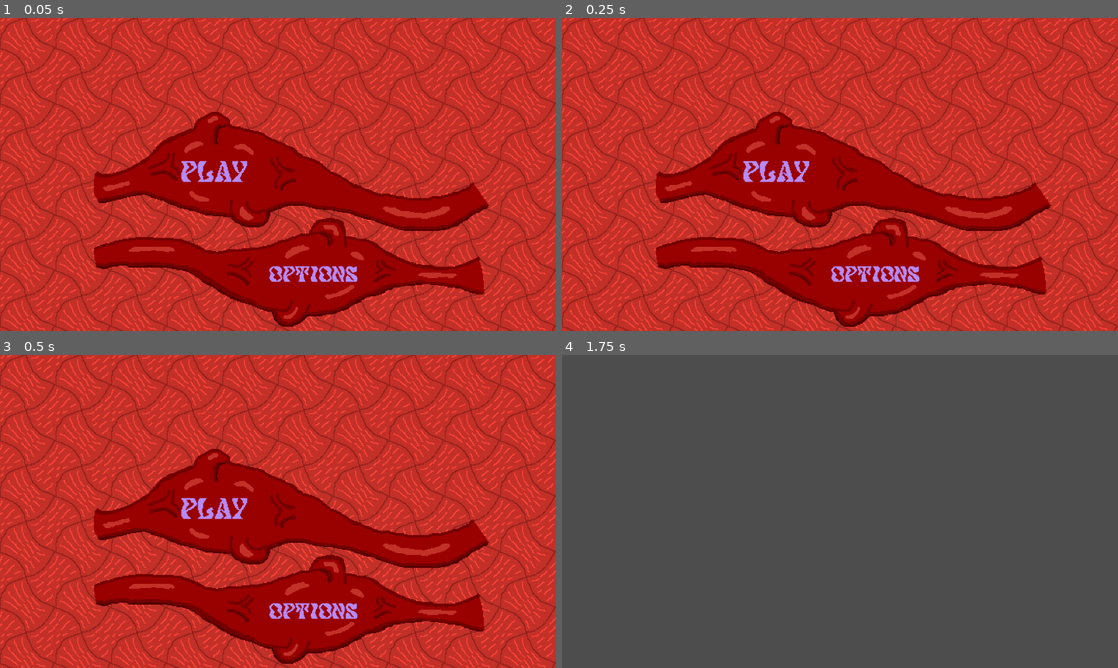
Above: before the commit, frames 1-4 (two rows, left to right).
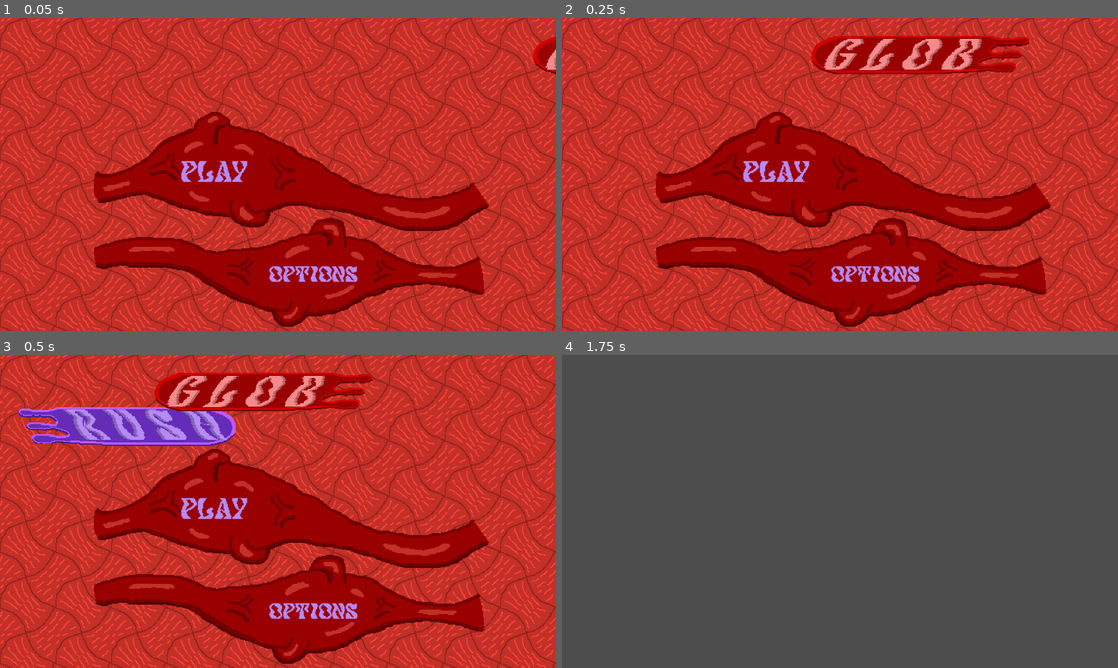
Above: after the commit, the same moments.

Repository: Fran0004/Malaga_jam
Game: Godot game, scene res://Scenes/main_menu.tscn
Same seed, same stepped clock (60 frames per second), same inputs: the game is played once before the commit and once after it.
Inputs:
- Up to frame 1 (0.05 s): no input
- Up to frame 2 (0.25 s): no input
- Up to frame 3 (0.5 s): no input
- Up to frame 4 (1.75 s): click "Play" at 0.5 s; tap Enter at 1.25 s; hold D (move_right) from 1.28 s (still down); tap E (trade) at 1.35 s

The runs differ from the first frame. In frame 1, 0.4% of the frame differs, in the area x 95-100%, y 5-18%; in frame 2, 4.1%; in frame 3, 8.3%, in the area x 3-67%, y 5-30%; in frame 4, nothing differs.

Commit message:
Animacion logo corregida

Diff:
--- a/Scenes/main_menu.tscn
+++ b/Scenes/main_menu.tscn
@@ -7,7 +7,7 @@
 
 [sub_resource type="Animation" id="Animation_dor6q"]
 resource_name = "Logo"
-length = 0.5
+length = 0.6
 tracks/0/type = "value"
 tracks/0/imported = false
 tracks/0/enabled = true
@@ -15,10 +15,10 @@
 tracks/0/interp = 1
 tracks/0/loop_wrap = true
 tracks/0/keys = {
-"times": PackedFloat32Array(0, 0.5),
+"times": PackedFloat32Array(0.3, 0.6),
 "transitions": PackedFloat32Array(1, 1),
 "update": 0,
-"values": [Vector2(1520, 125), Vector2(640, 125)]
+"values": [Vector2(-340, 125), Vector2(640, 125)]
 }
 tracks/1/type = "value"
 tracks/1/imported = false
@@ -27,10 +27,10 @@
 tracks/1/interp = 1
 tracks/1/loop_wrap = true
 tracks/1/keys = {
-"times": PackedFloat32Array(0, 0.5),
+"times": PackedFloat32Array(0, 0.3),
 "transitions": PackedFloat32Array(1, 1),
 "update": 0,
-"values": [Vector2(-240, 125), Vector2(640, 125)]
+"values": [Vector2(1620, 125), Vector2(640, 125)]
 }
 
 [sub_resource type="Animation" id="Animation_5vkyr"]
--- a/Scripts/main_menu.gd
+++ b/Scripts/main_menu.gd
@@ -1,8 +1,10 @@
 extends Control
 
 
+@onready var menu_animator: AnimationPlayer = $MenuAnimator
 
-
+func _ready() -> void:
+	menu_animator.play("Logo")
 
 func _on_play_button_pressed() -> void:
 	get_tree().change_scene_to_file("res://Scenes/game_scene.tscn")
